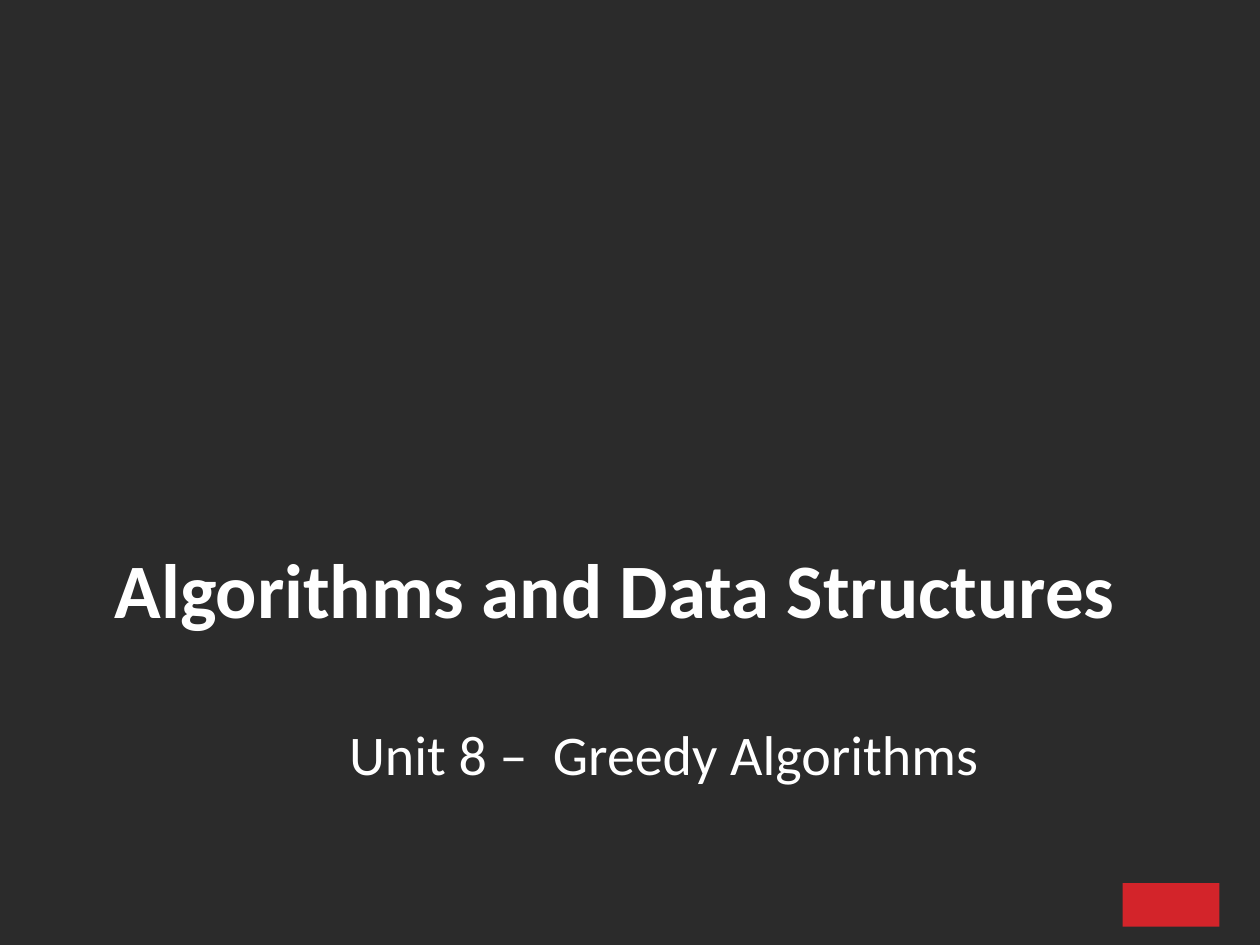
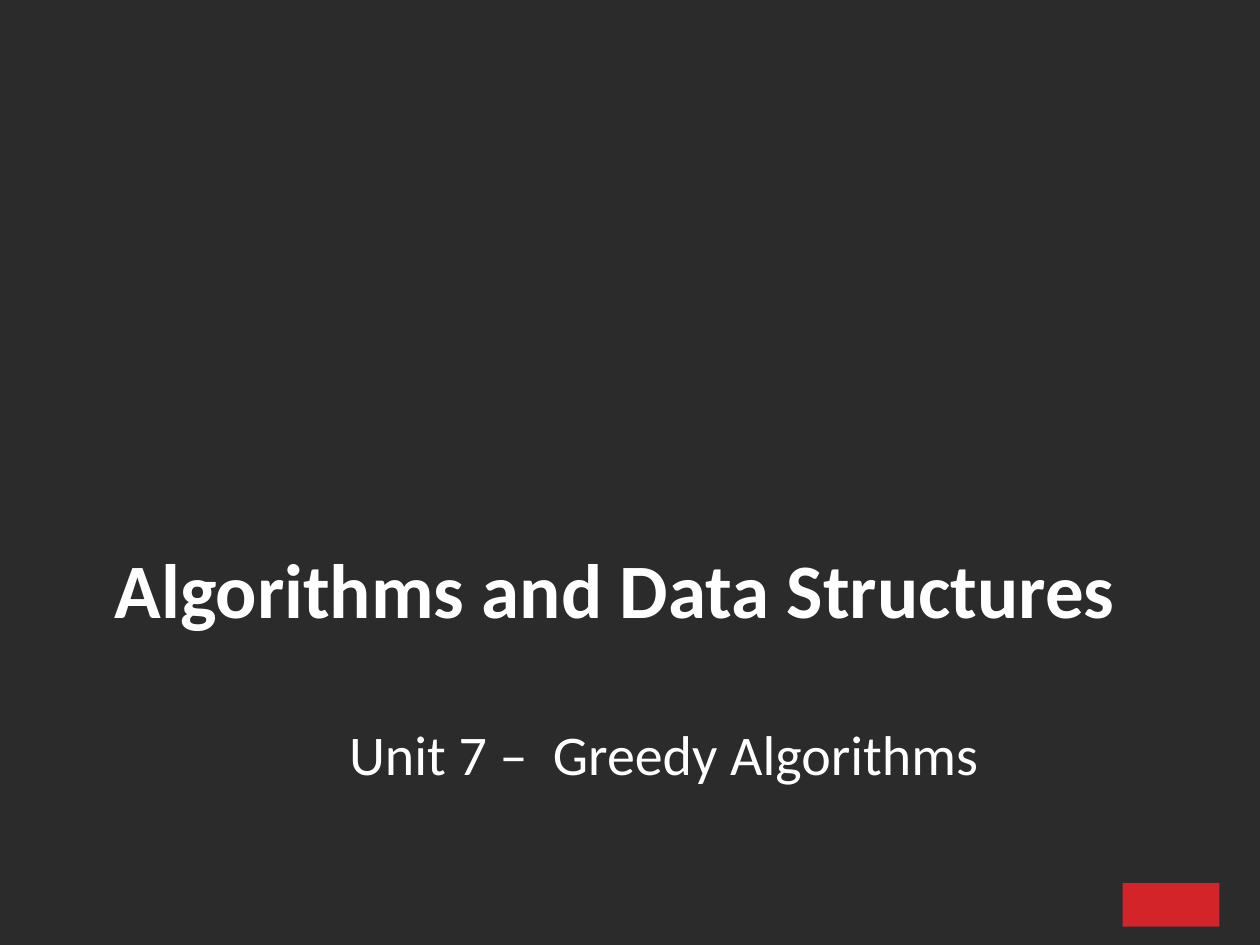
Before and after one commit to ifromm/dsa, a slide deck: slide 1 of slides/unit_7_greedy.pptx. Drawn at 1260x945 pixels with LibreOffice and Linux fonts; fonts in the diff are those of the drawing; background and template pictures are left out; a plain dark background stands for a picture behind light text. Boxes give left, top, right and bottom in pixels: in the first picture for what was removed or moved away, otherwise in the second. Text is boxed around its words. In the diff, an @@ line names an element or a change of style, - is before the commit and + after.

```diff
--- a/slides/unit_7_greedy.pptx
+++ b/slides/unit_7_greedy.pptx
@@ text at bbox=[349, 736, 978, 785]: text changed @@
-Unit 8 – Greedy Algorithms
+Unit 7 – Greedy Algorithms
```
Also in this commit, not shown: 3 other slides changed, 1 other file.
